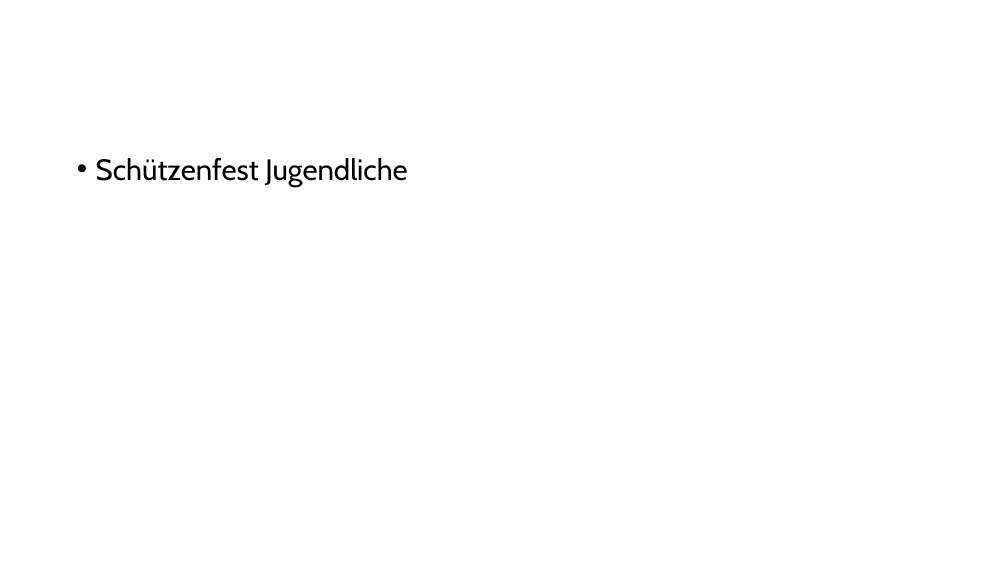
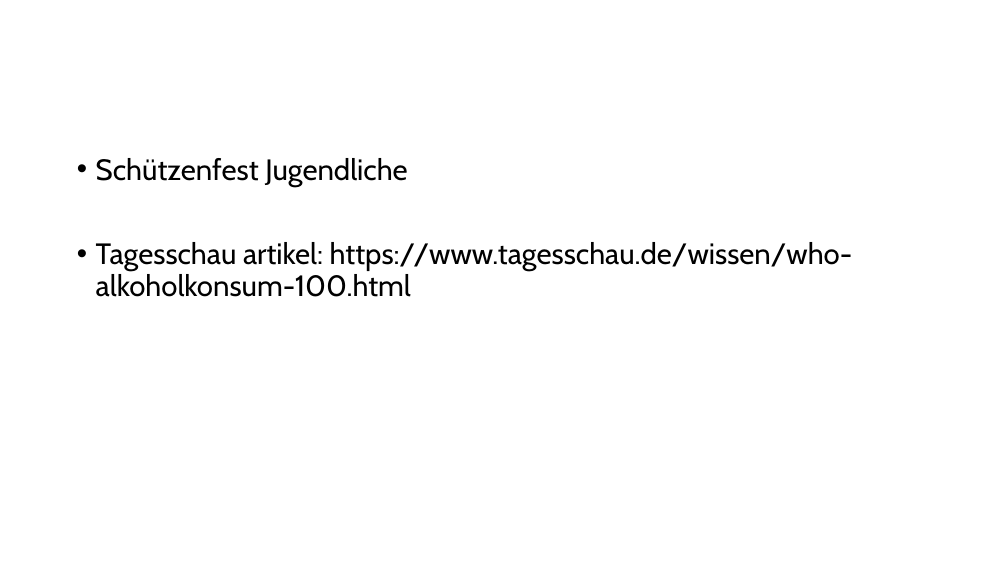
Before and after one commit to Bergschaf/Seminarkurs, a slide deck: slide 7 of präsi/Präsentation.odp. Drawn at 1008x567 pixels with LibreOffice and Linux fonts; fonts in the diff are those of the drawing. Boxes give left, top, right and bottom in pixels: in the first picture for what was removed or moved away, otherwise in the second. Text is boxed around its words. In the diff, an @@ line names an element or a change of style, - is before the commit and + after.

```diff
--- a/präsi/Präsentation.odp
+++ b/präsi/Präsentation.odp
@@ text at (x1=96, y1=242, x2=853, y2=297): paragraph added @@
+• Tagesschau artikel: https://www.tagesschau.de/wissen/who-alkoholkonsum-100.html
```
Also in this commit, not shown: 6 slides added, 4 slides removed.
